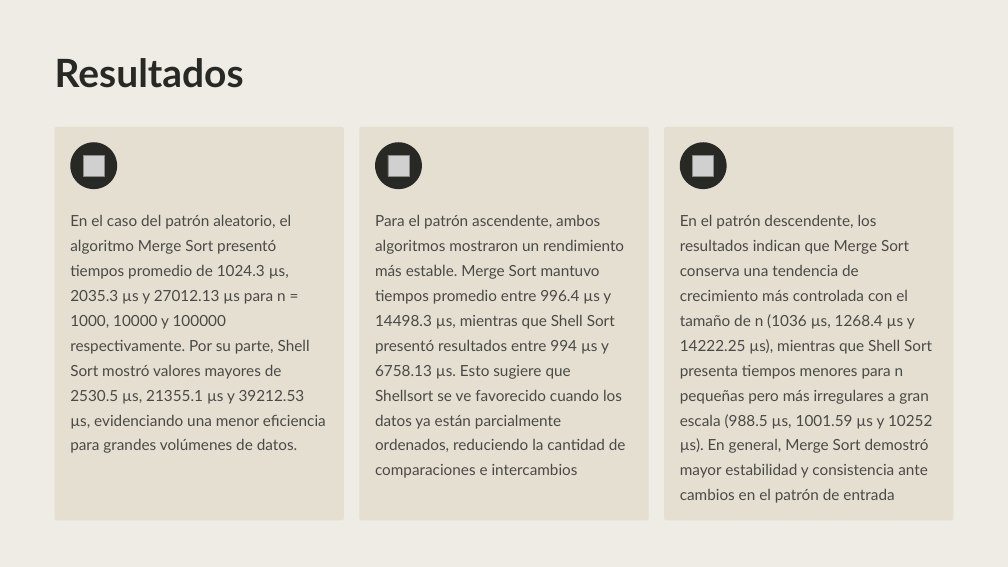
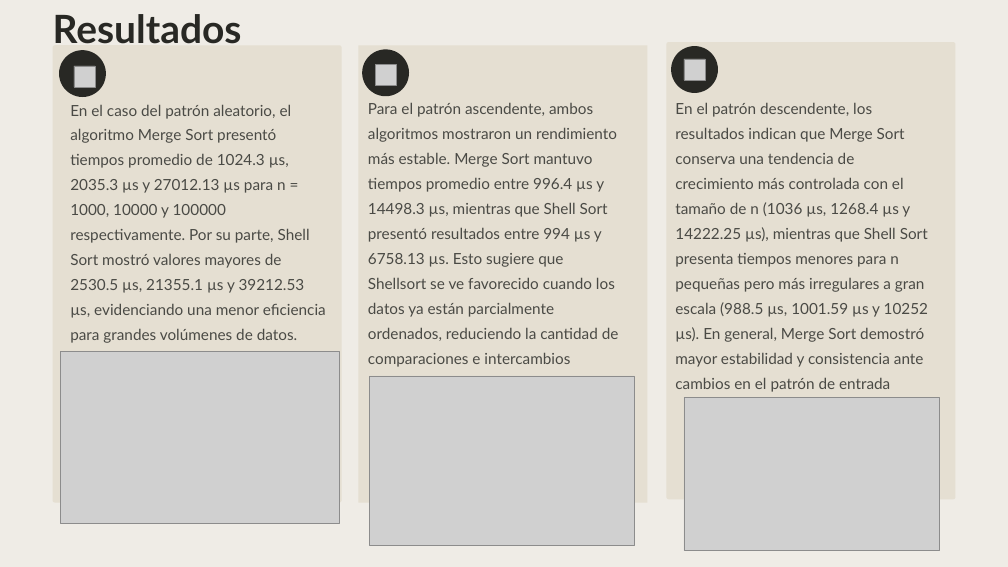
Before and after one commit to Anghelo21/Proyecto_Comparacion_Algoritmos_ShellSort_MergeSort, a slide deck: slide 5 of docs/Comparacion-de-Algoritmos-de-Ordenacion-Merge-Sort-y-Shell-Sort.pptx. Drawn at 1008x567 pixels with LibreOffice and Linux fonts; fonts in the diff are those of the drawing; grey boxes stand for pictures; background and template pictures are left out. Boxes give left, top, right and bottom in pixels: in the first picture for what was removed or moved away, otherwise in the second. Text is boxed around its words. In the diff, an @@ line names an element or a change of style, - is before the commit and + after.

Commit message:
Cambios ligeros de ortografia y mejoras en graficos

```diff
--- a/docs/Comparacion-de-Algoritmos-de-Ordenacion-Merge-Sort-y-Shell-Sort.pptx
+++ b/docs/Comparacion-de-Algoritmos-de-Ordenacion-Merge-Sort-y-Shell-Sort.pptx
@@ text "Resultados" rewrapped from <box>55,58,244,88</box> to <box>53,14,242,51</box> @@
@@ rounded rectangle: place and size @@
-rounded rectangle at <box>55,127,344,520</box>
+rounded rectangle at <box>52,45,341,503</box>
@@ rounded rectangle: place and size @@
-rounded rectangle at <box>71,142,117,189</box>
+rounded rectangle at <box>59,50,106,97</box>
@@ rounded rectangle: place and size @@
-rounded rectangle at <box>360,127,649,520</box>
+rounded rectangle at <box>358,45,648,503</box>
@@ rounded rectangle at <box>358,45,648,503</box>: proportions changed @@
@@ rounded rectangle: place and size @@
-rounded rectangle at <box>375,142,421,189</box>
+rounded rectangle at <box>362,49,409,96</box>
@@ rounded rectangle: place and size @@
-rounded rectangle at <box>664,127,953,520</box>
+rounded rectangle at <box>667,42,956,500</box>
@@ rounded rectangle: place and size @@
-rounded rectangle at <box>680,142,726,189</box>
+rounded rectangle at <box>671,46,718,93</box>
@@ picture added at <box>684,59,705,80</box> @@
@@ picture added at <box>74,66,94,87</box> @@
@@ picture added at <box>375,64,396,85</box> @@
@@ text "En el caso del patrón ...": place and size @@
-text "En el caso del patrón ..." at <box>70,214,326,453</box>
+text "En el caso del patrón ..." at <box>70,104,326,343</box>
@@ text "Para el patrón ascendente, ambos ...": place and size @@
-text "Para el patrón ascendente, ambos ..." at <box>375,214,626,478</box>
+text "Para el patrón ascendente, ambos ..." at <box>368,102,619,367</box>
@@ text "En el patrón descendente, los ...": place and size @@
-text "En el patrón descendente, los ..." at <box>680,214,932,503</box>
+text "En el patrón descendente, los ..." at <box>675,102,928,392</box>
@@ picture removed at <box>83,155,104,176</box> @@
@@ picture removed at <box>388,155,409,176</box> @@
@@ picture removed at <box>693,155,714,176</box> @@
@@ picture added at <box>61,351,340,524</box> @@
@@ picture added at <box>370,376,635,546</box> @@
@@ picture added at <box>684,398,940,551</box> @@
```
Also in this commit, not shown: 1 other file.
